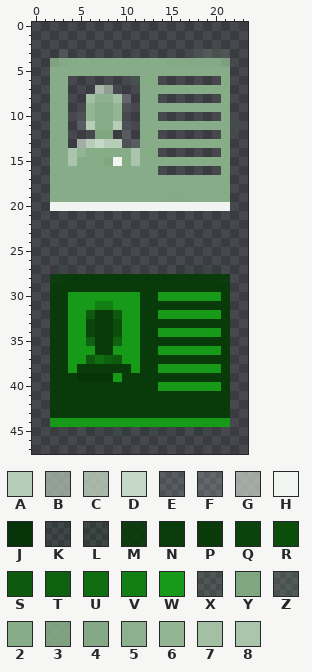
Two states of a pixel-art sprite, skins/green-larry/images/account_details.png. This is how it looked before the edit.
The file is 24x48 pixels. Pixels under 10% opacity are left out. Colours within 5 levels of each other are drawn and written as one.
Palette (. is transparent): A #b6cdb7  B #c0d3c0a5  C #c0d3c0cd  D #c6d8c7  E #dde7dd1e  F #dee8de2f  G #e0eae09e  H #f1f5f1  J #073308  K #083a091c  L #083a0923  M #083b09e3  N #083b09f7  P #083b09  Q #0a430b  R #0b4e0c  S #0d5a0e  T #0e610f  U #106e11  V #127f14  W #169a18  X #7ea67f27  Y #7fa780  Z #83aa8432  2 #87ad88  3 #87ad88e2  4 #87ad88f6  5 #8db08e  6 #93b594  7 #a4c0a4  8 #aac5ab
After:
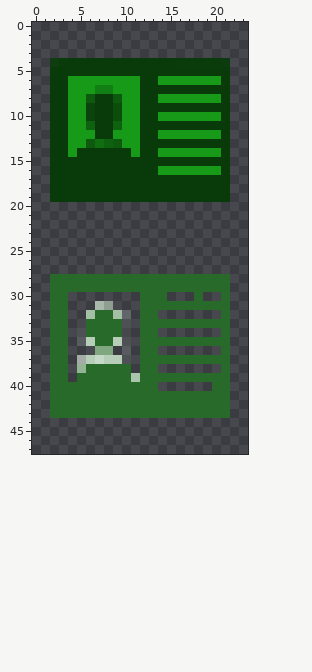
The exact change:
colour 2: #87ad88 -> #083b09
colour D: #c6d8c7 -> #106e11
colour P: #083b09 -> #276a29
colour U: #106e11 -> #c6d8c7
Changed rows in their new state; - is a pixel that keeps its letter.
first column x 2:
 3 -.--------------....-
 4 MN-----------2NNNNNM-
 6 --WWWWWWWW--WWWWWWW--
 7 --WWWVVWWW-----------
 8 --WWS22SWW--WWWWWWW--
 9 --WWQ--RWW-----------
10 --WWQ--RWW--WWWWWWW--
11 --WWT--TWW----------.
12 --WWW22WWW--WWWWWWW--
13 --WWS-TSWW-----------
14 --W2-----W--WWWWWWW--
15 --2---22-2-----------
16 ------------WWWWWWW--
19 -------------22------
20 ....................-
first column x 2:
27 -.------------.....-
28 PP------------PPPPPP
30 --........--P...P..-
31 --...CB...----------
32 --..7--7F.--.......-
33 --..P--PE.----------
34 --.EP--P..--.......-
35 --.EA--AE.----------
36 --...YY.E.--.......-
37 --.GA-AAE.----------
38 --.6-----.--.......-
39 --.PPPPP-8----------
40 ------------......P-
first column x 2:
44 ....................
45 -.--..-..-..-..-..--
Where, in picture pixels (left, top, right, bottom), the same in both pictures:
changed: (50, 49, 239, 211)
changed: (50, 265, 230, 436)
